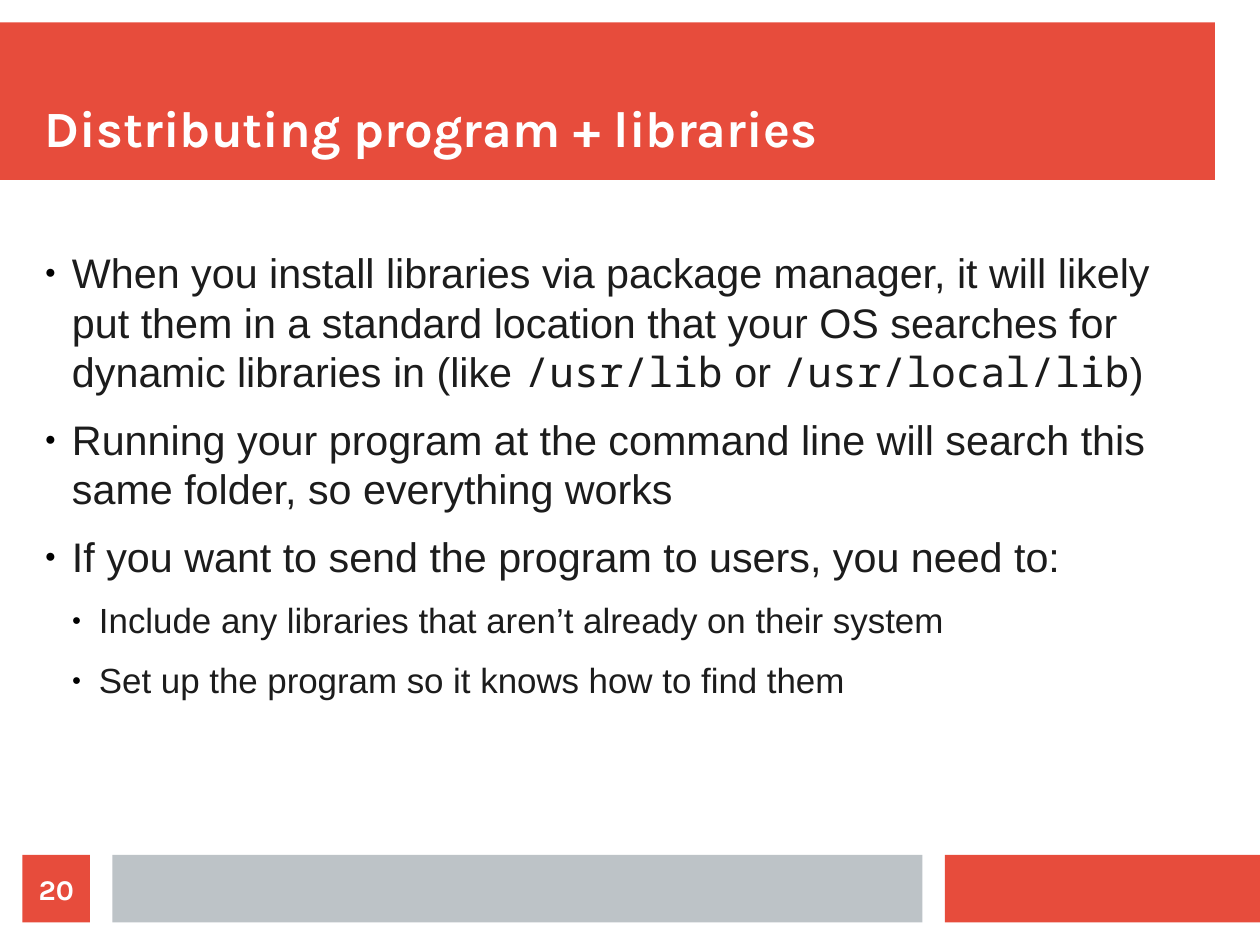
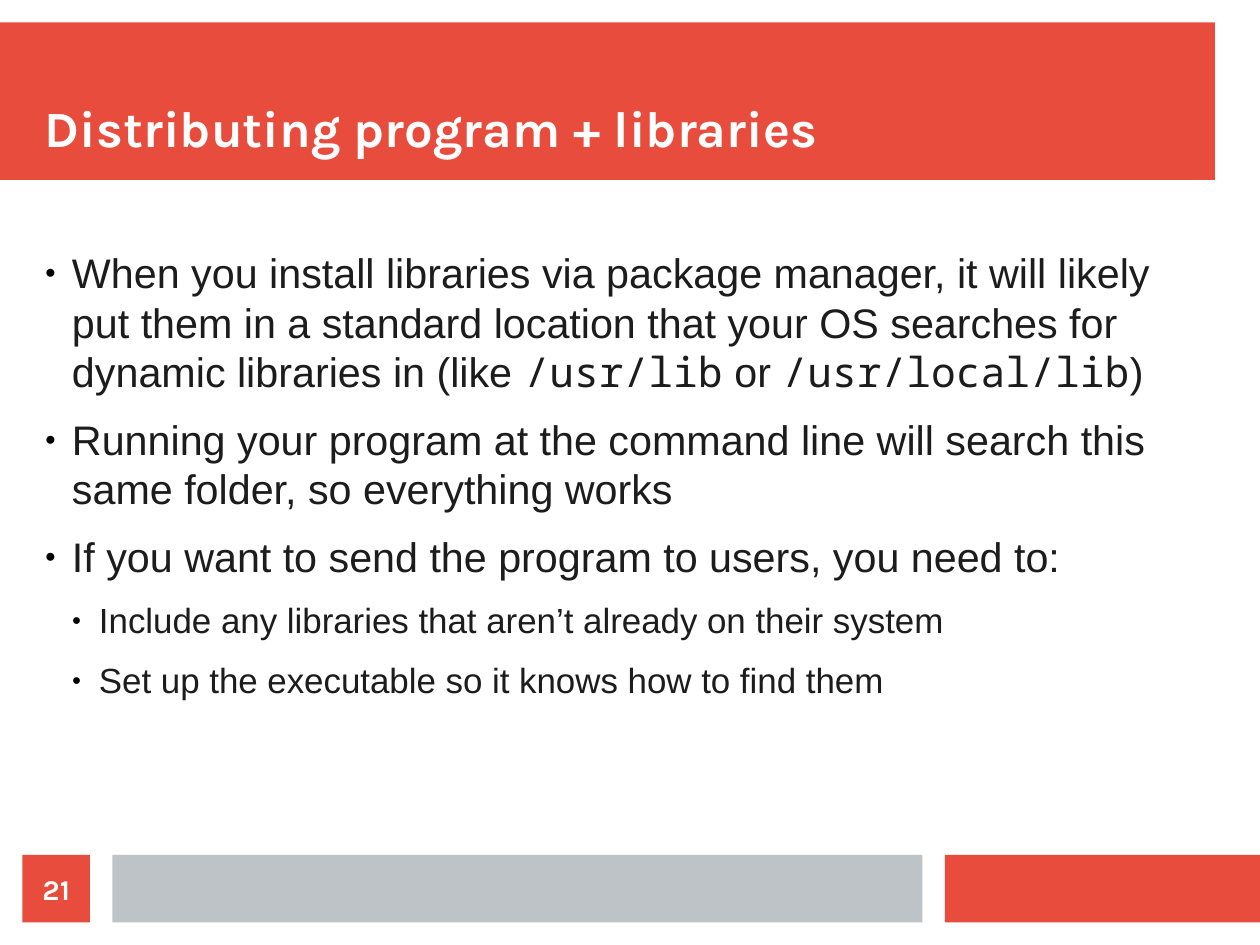
Before and after one commit to mtolly/haskell-c-talk, a slide deck: slide 21 of presentation.odp (slide 20 before the commit). Drawn at 1260x945 pixels with LibreOffice and Linux fonts; fonts in the diff are those of the drawing. Boxes give left, top, right and bottom in pixels: in the first picture for what was removed or moved away, otherwise in the second. Text is boxed around its words. In the diff, an @@ line names an element or a change of style, - is before the commit and + after.

```diff
--- a/presentation.odp
+++ b/presentation.odp
@@ text at (99, 667, 884, 700): text changed @@
-  ● Set up the program so it knows how to find them
+  ● Set up the executable so it knows how to find them
@@ page number at (42, 881, 69, 900): text changed @@
-20
+21
```
Also in this commit, not shown: 3 other slides changed, 1 slide added, 5 other files.
